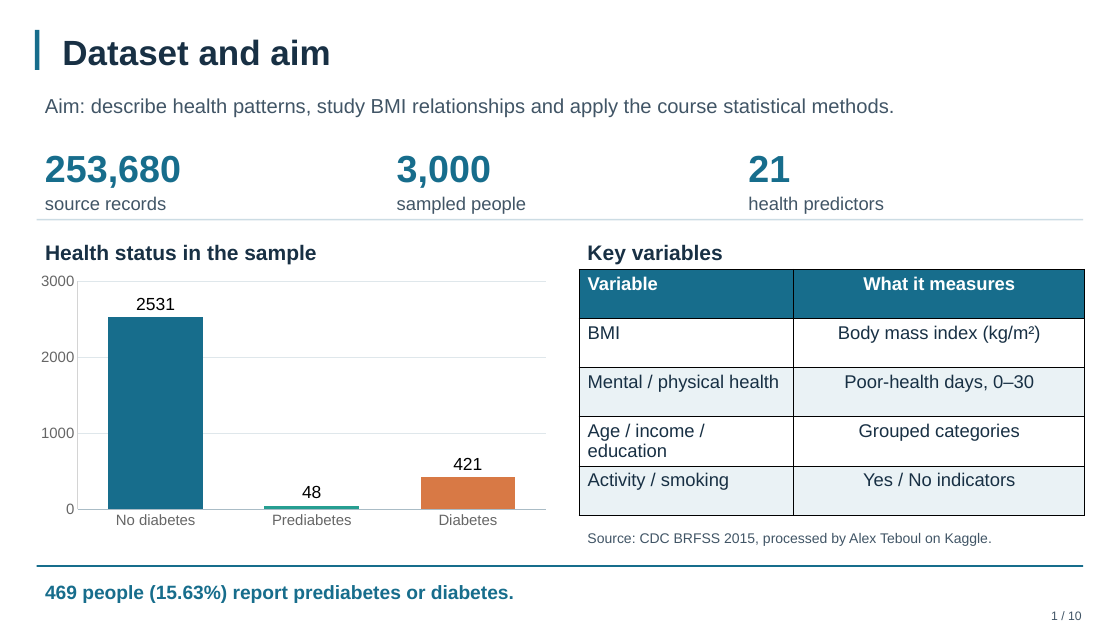
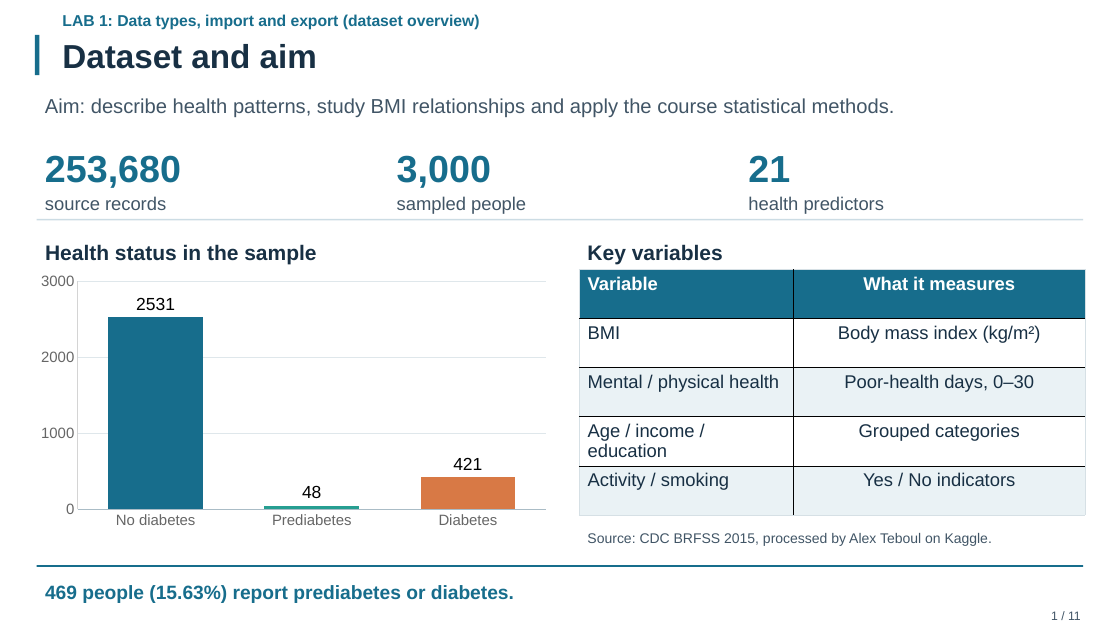
Before and after one commit to aryan8678/Maths-lab-project, a slide deck: slide 2 of submission/Diabetes_Statistics_Presentation.pptx. Drawn at 1120x630 pixels with LibreOffice and Linux fonts; fonts in the diff are those of the drawing. Boxes give left, top, right and bottom in pixels: in the first picture for what was removed or moved away, otherwise in the second. Text is boxed around its words. In the diff, an @@ line names an element or a change of style, - is before the commit and + after.

```diff
--- a/submission/Diabetes_Statistics_Presentation.pptx
+++ b/submission/Diabetes_Statistics_Presentation.pptx
@@ text added at <box>62,14,479,30</box>, 13.5 pt, text #176D8C, bold @@
+LAB 1: Data types, import and export (dataset overview)
@@ rectangle: place and size @@
-rectangle at <box>35,29,39,70</box>
+rectangle at <box>35,35,39,76</box>
@@ text "Dataset and aim" at <box>62,44,317,69</box>: size 30 to 28.5 pt @@
@@ table at <box>580,270,1086,515</box> @@
@@ borders changed @@
@@ text at <box>1051,611,1081,620</box>: text changed @@
-1 / 10
+1 / 11
```
Also in this commit, not shown: 9 other slides changed, 2 slides added, 1 slide removed, 14 other files.
